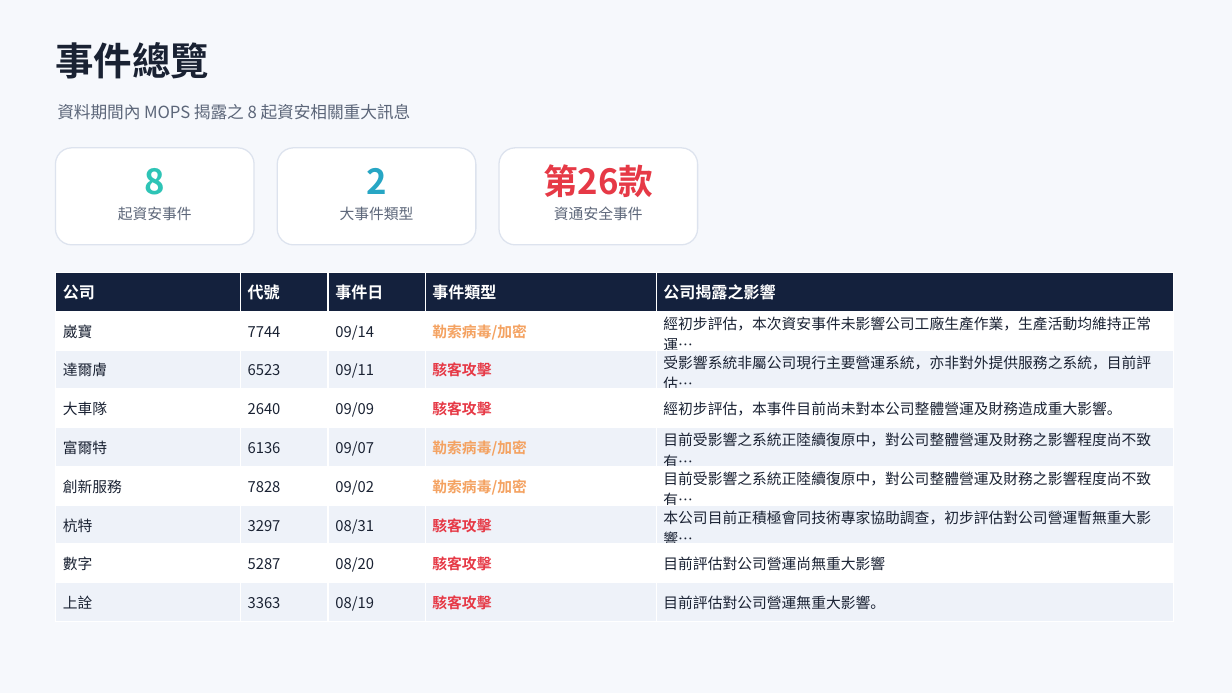
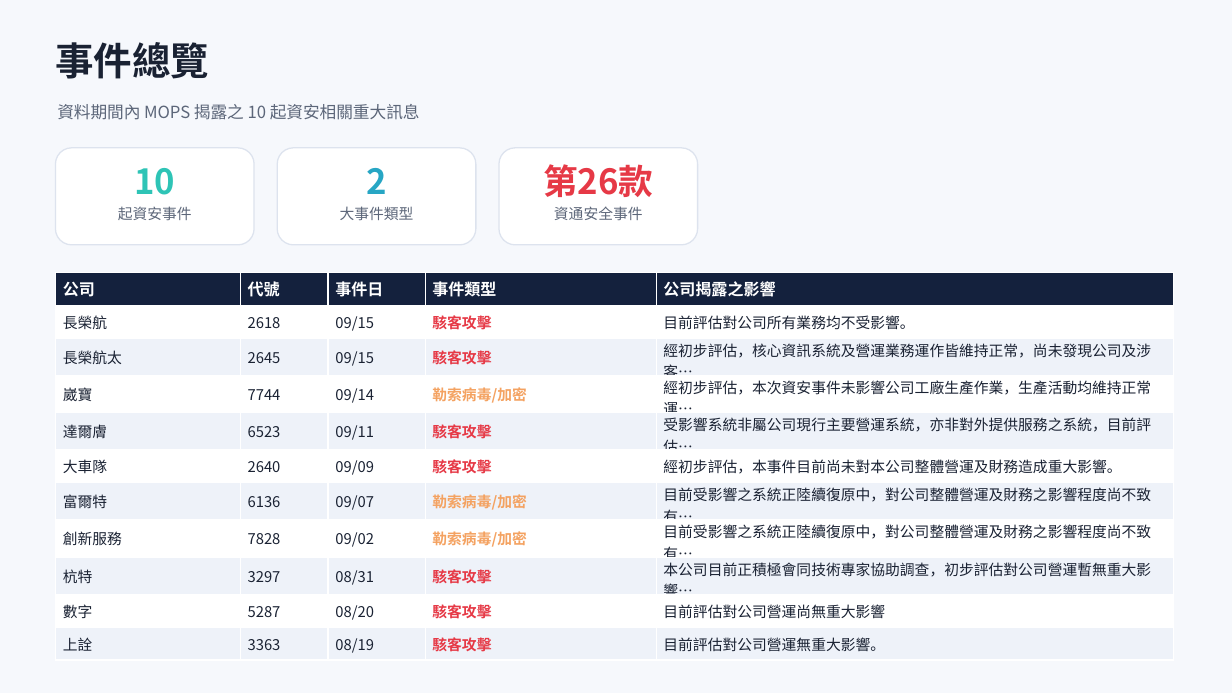
Before and after one commit to Johnnylin77/mops-isec-monitor, a slide deck: slide 2 of 資安事件因應分析.pptx. Drawn at 1232x693 pixels with LibreOffice and Linux fonts; fonts in the diff are those of the drawing. Boxes give left, top, right and bottom in pixels: in the first picture for what was removed or moved away, otherwise in the second. Text is boxed around its words. In the diff, an @@ line names an element or a change of style, - is before the commit and + after.

Commit message:
MOPS report: 2026-09-16

```diff
--- a/資安事件因應分析.pptx
+++ b/資安事件因應分析.pptx
@@ text at (57, 104, 420, 120): text changed @@
-資料期間內 MOPS 揭露之 8 起資安相關重大訊息
+資料期間內 MOPS 揭露之 10 起資安相關重大訊息
@@ text at (134, 168, 175, 195): text changed @@
-8
+10
@@ table at (55, 273, 1174, 657) @@
+row 2: 長榮航 | 2618 | 09/15 | 駭客攻擊 | 目前評估對公司所有業務均不受影響。
+row 3: 長榮航太 | 2645 | 09/15 | 駭客攻擊 | 經初步評估，核心資訊系統及營運業務運作皆維持正常，尚未發現公司及涉客…
```
Also in this commit, not shown: 5 other slides changed, 1 slide added, 2 other files.
